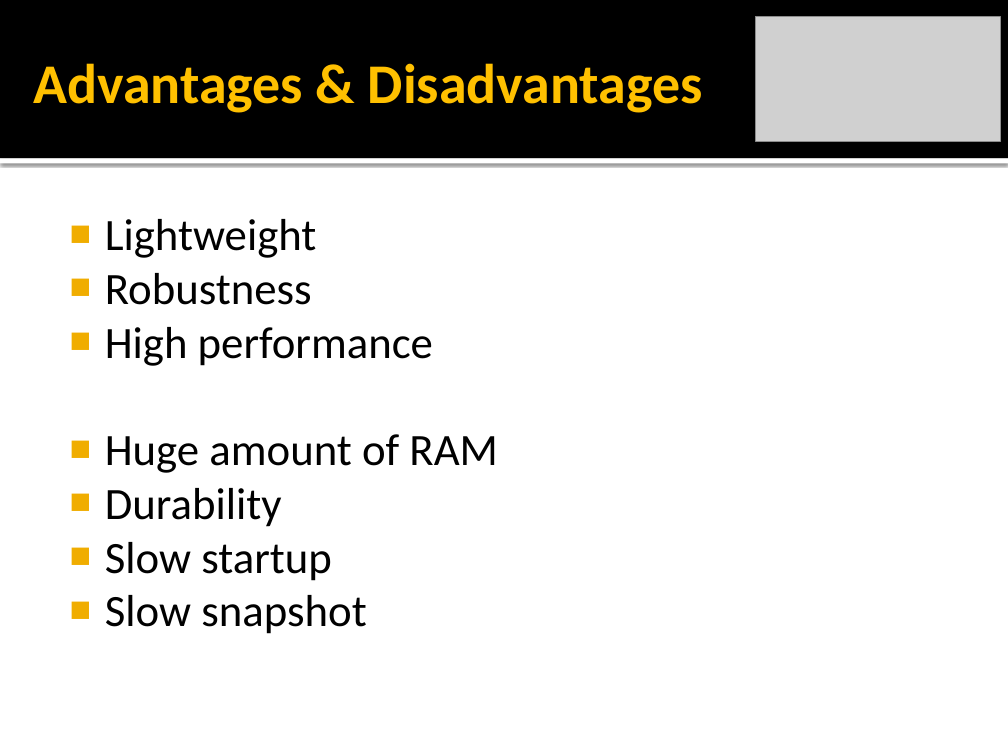
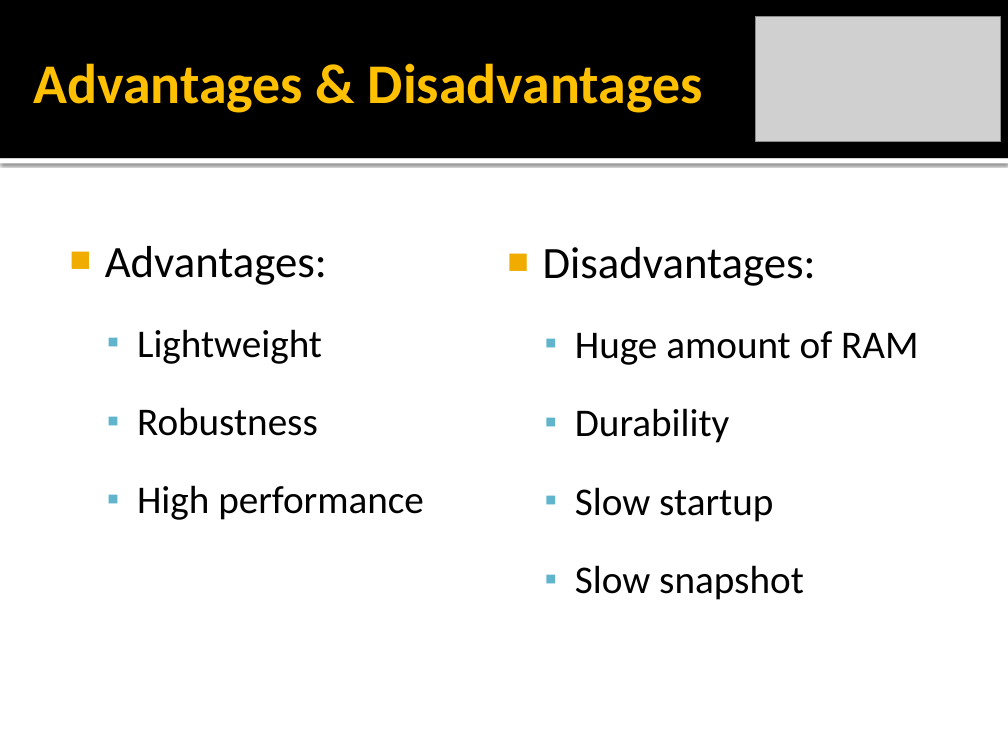
Before and after one commit to rickilama54/portable-db-bench, a slide deck: slide 7 of tesi/presentazione/Barbagallo-IMDB.pptx. Drawn at 1008x756 pixels with LibreOffice and Linux fonts; fonts in the diff are those of the drawing; grey boxes stand for pictures. Boxes give left, top, right and bottom in pixels: in the first picture for what was removed or moved away, otherwise in the second. Text is boxed around its words. In the diff, an @@ line names an element or a change of style, - is before the commit and + after.

```diff
--- a/tesi/presentazione/Barbagallo-IMDB.pptx
+++ b/tesi/presentazione/Barbagallo-IMDB.pptx
@@ text at box(105, 246, 327, 285): paragraph added @@
+■ Advantages:
@@ text added at box(543, 247, 918, 600), 28 pt, text #000000 @@
+■ Disadvantages:
+  ▪ Huge amount of RAM
+  ▪ Durability
+  ▪ Slow startup
+  ▪ Slow snapshot
@@ text at box(137, 329, 424, 520): size 32 to 28 pt in "Lightweight", "Robustness", "High performance"; bullet ■ to ▪; list level 1 to 2 in "Lightweight"; line spacing 1 to 1.5; bullet colour #F0AD00 to #60B5CC; list level 1 to 2 in "Robustness"; list level 1 to 2 in "High performance" @@
@@ text at box(105, 434, 497, 634): paragraphs removed @@
-■ Huge amount of RAM
-■ Durability
-■ Slow startup
-■ Slow snapshot
```
Also in this commit, not shown: 6 other slides changed, 1 slide added.
